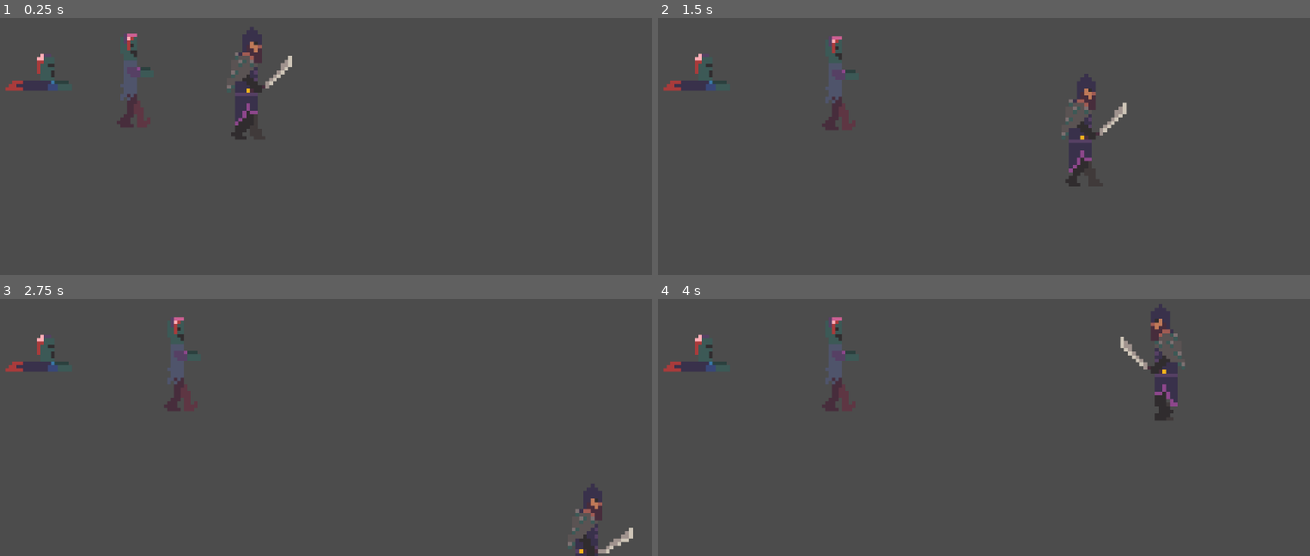
Above: before the commit, frames 1-4 (two rows, left to right).
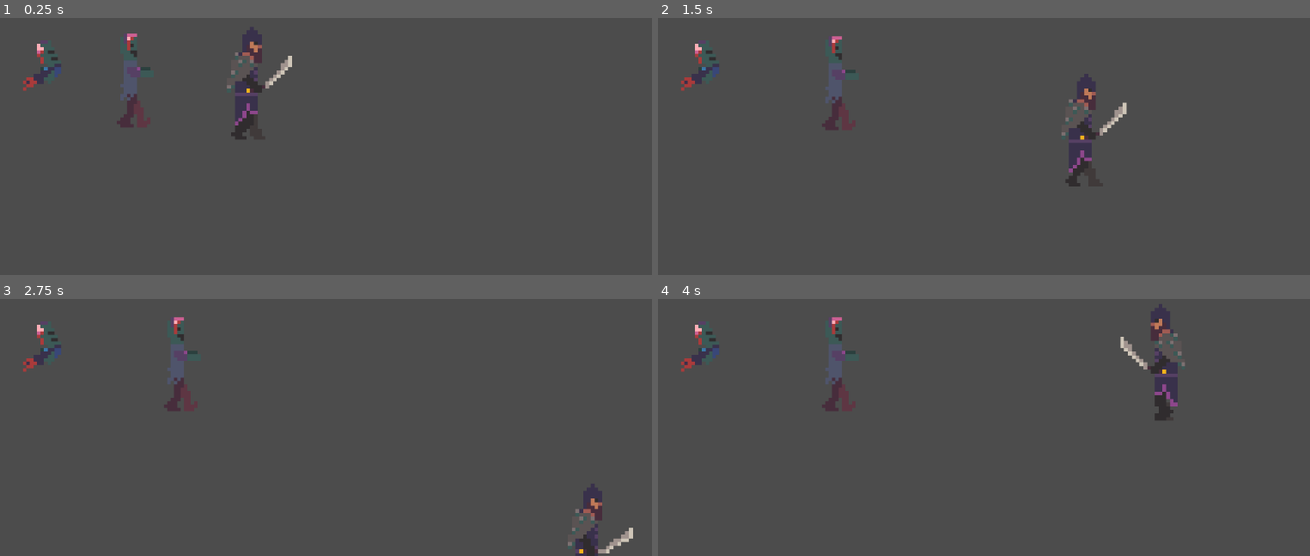
Above: after the commit, the same moments.

Repository: imav97/GMTK2021
Game: Godot game, scene res://TEST_SCENE.tscn
Same seed, same stepped clock (60 frames per second), same inputs: the game is played once before the commit and once after it.
Inputs (mouse positions are in pixels of both pictures, inside the frame that each line leads up to):
- Up to frame 1 (0.25 s): no input
- Up to frame 2 (1.5 s): move the mouse to (1147, 53) at 0.52 s; press the mouse at (1147, 53) at 0.53 s; hold D (right) 0.53-1.28 s; move the mouse to (853, 95) at 1.27 s; release the mouse at (853, 95) at 1.28 s; hold S (down) from 1.28 s (still down); tap Shift (mana_attack) at 1.35 s
- Up to frame 3 (2.75 s): move the mouse to (outside the picture) at 2.02 s; release S (down) at 2.03 s; hold D (right) from 2.03 s (still down); hold Space (simple_attack) from 2.03 s (still down)
- Up to frame 4 (4 s): move the mouse to (957, 435) at 2.77 s; release D (right) at 2.78 s; release Space (simple_attack) at 2.78 s; hold W (up) 2.78-3.53 s; click (957, 435) at 2.85 s; move the mouse to (1199, 414) at 3.52 s; hold A (left) from 3.53 s (still down); hold Shift (mana_attack) from 3.53 s (still down)

The runs differ from the first frame. In frame 1, 0.6% of the frame differs, in the area x 0-11%, y 10-29%; in frame 2, 0.6%; in frame 3, 0.6%; in frame 4, 0.6%.

Commit message:
added attack animation

Diff:
--- a/gmtk2021/CrawlerZombie.tscn
+++ b/gmtk2021/CrawlerZombie.tscn
@@ -1,6 +1,23 @@
-[gd_scene load_steps=4 format=2]
+[gd_scene load_steps=5 format=2]
 
 [ext_resource path="res://Resources/zombie_crawler.png" type="Texture" id=1]
+
+[sub_resource type="Animation" id=3]
+resource_name = "attack"
+loop = true
+step = 0.075
+tracks/0/type = "value"
+tracks/0/path = NodePath("Sprite:frame")
+tracks/0/interp = 1
+tracks/0/loop_wrap = true
+tracks/0/imported = false
+tracks/0/enabled = true
+tracks/0/keys = {
+"times": PoolRealArray( 0, 0.075, 0.15, 0.225, 0.3, 0.375 ),
+"transitions": PoolRealArray( 1, 1, 1, 1, 1, 1 ),
+"update": 2,
+"values": [ 3, 4, 5, 6, 7, 8 ]
+}
 
 [sub_resource type="Animation" id=1]
 resource_name = "walk"
@@ -26,13 +43,14 @@
 [node name="CrawlerZombie" type="KinematicBody2D"]
 
 [node name="AnimationPlayer" type="AnimationPlayer" parent="."]
+anims/attack = SubResource( 3 )
 anims/walk = SubResource( 1 )
 
 [node name="Sprite" type="Sprite" parent="."]
 position = Vector2( 0, -10.6314 )
 texture = ExtResource( 1 )
-hframes = 3
-frame = 1
+hframes = 9
+frame = 7
 
 [node name="CollisionShape2D" type="CollisionShape2D" parent="."]
 shape = SubResource( 2 )
Binary file changed: gmtk2021/Resources/zombie_crawler.png
